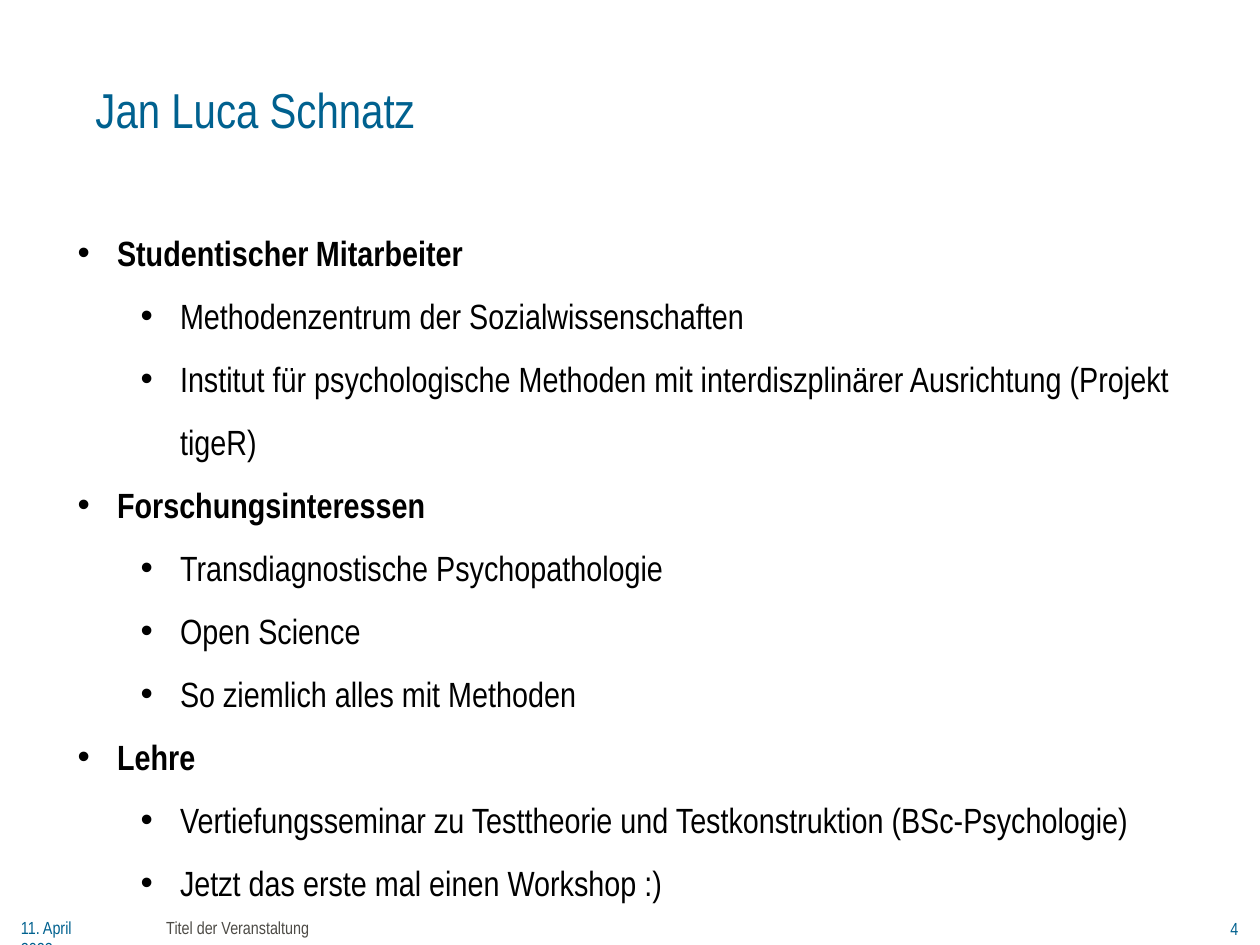
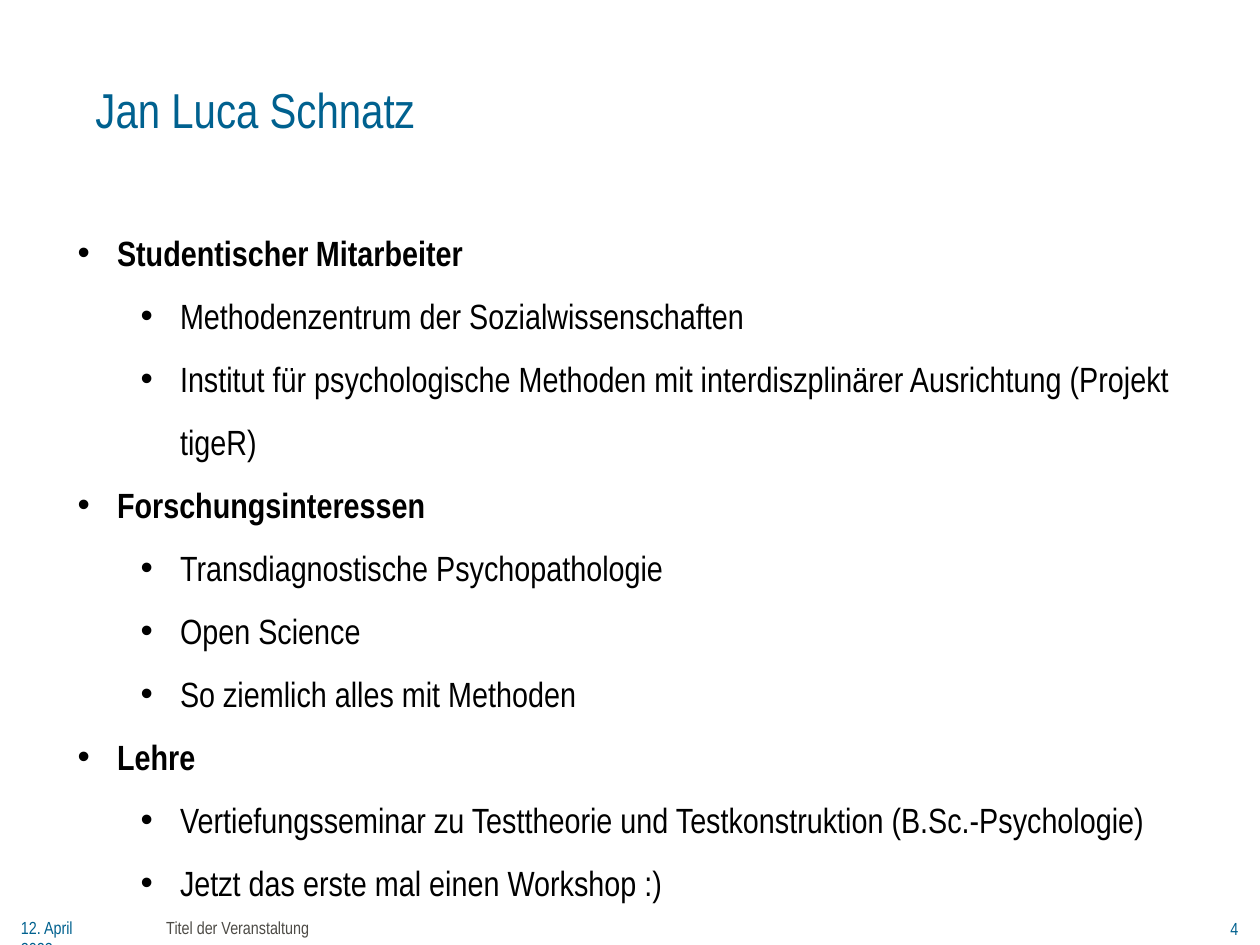
Before and after one commit to jlschnatz/WoMepS_DataVizR, a slide deck: slide 4 of Slides/Womeps_Day 1-Final.pptx. Drawn at 1260x945 pixels with LibreOffice and Linux fonts; fonts in the diff are those of the drawing; background and template pictures are left out. Boxes give left, top, right and bottom in pixels: in the first picture for what was removed or moved away, otherwise in the second. Text is boxed around its words. In the diff, an @@ line names an element or a change of style, - is before the commit and + after.

```diff
--- a/Slides/Womeps_Day 1-Final.pptx
+++ b/Slides/Womeps_Day 1-Final.pptx
@@ text at <box>180,807,1144,841</box>: text changed @@
-  • Vertiefungsseminar zu Testtheorie und Testkonstruktion (BSc-Psychologie)
+  • Vertiefungsseminar zu Testtheorie und Testkonstruktion (B.Sc.-Psychologie)
@@ text at <box>21,921,73,938</box>: text changed @@
-11. April 2023
+12. April 2023
```
Also in this commit, not shown: 14 other slides changed, 7 other files.
